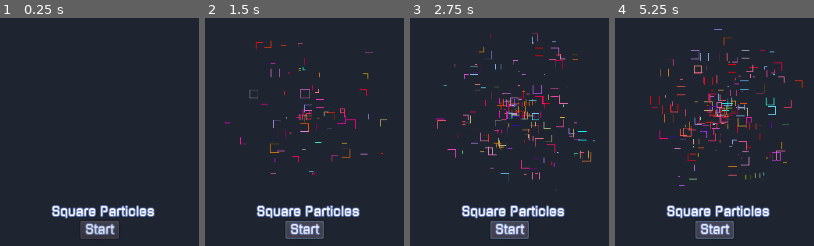
Above: before the commit, frames 1-4 (left to right).
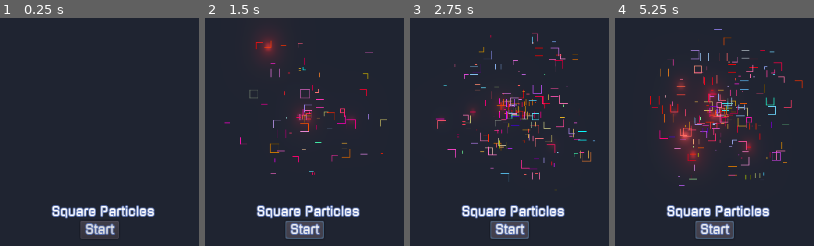
Above: after the commit, the same moments.

Repository: Ario124/Godot_Playground
Game: Godot game, scene res://Scenes/Main.tscn
Two runs of this game, one before a commit and one after it. Both use one fixed random seed, a clock stepped at 60 frames per second and the inputs below. Before the commit the project has no main scene; this scene is started directly in both runs.
Inputs:
- Up to frame 1 (0.25 s): no input
- Up to frame 2 (1.5 s): click "Start" at 0.5 s; click "Start" at 1.25 s
- Up to frame 3 (2.75 s): click "Start" at 2 s
- Up to frame 4 (5.25 s): no input

The runs differ from the first frame. In frame 2, 1.4% of the frame differs, in the area x 26-75%, y 7-48%; in frame 3, 0.4%; in frame 4, 5.2%, in the area x 27-71%, y 26-66%.

Commit message:
Added new particles scene and a particle img

Diff:
--- a/Scenes/Main.tscn
+++ b/Scenes/Main.tscn
@@ -1,7 +1,25 @@
-[gd_scene load_steps=2 format=2]
+[gd_scene load_steps=4 format=2]
 
 [ext_resource path="res://Scenes/Menu.tscn" type="PackedScene" id=1]
+[ext_resource path="res://Scenes/SquareParticles.tscn" type="PackedScene" id=2]
+
+[sub_resource type="Environment" id=1]
+background_mode = 4
+glow_enabled = true
+glow_levels/1 = true
+glow_levels/2 = true
+glow_levels/4 = true
+glow_levels/5 = false
+glow_blend_mode = 1
+glow_bicubic_upscale = true
 
 [node name="Main" type="Node"]
 
 [node name="Menu" parent="." instance=ExtResource( 1 )]
+
+[node name="SquareParticles" parent="." instance=ExtResource( 2 )]
+visible = false
+position = Vector2( 481, 319 )
+
+[node name="WorldEnvironment" type="WorldEnvironment" parent="."]
+environment = SubResource( 1 )
--- /dev/null
+++ b/Scenes/Particles2D.tscn
@@ -0,0 +1,81 @@
+[gd_scene load_steps=12 format=2]
+
+[ext_resource path="res://Assets/Particle.png" type="Texture" id=1]
+[ext_resource path="res://Assets/ParticleImage.png" type="Texture" id=2]
+
+[sub_resource type="Shader" id=1]
+code = "shader_type canvas_item;
+
+uniform sampler2D lifetimeColorGradient;
+uniform sampler2D overlapGradient;
+uniform sampler2D tex1;
+uniform sampler2D tex2;
+
+uniform vec2 scroll1 = vec2(0.2, -0.3);
+uniform vec2 scroll2 = vec2(0.1, -0.4);
+uniform float tex2_scale = 0.5;
+uniform float sharpness = 5.0;
+
+
+void fragment() {
+	float particleSeed = COLOR.r / (COLOR.r + COLOR.b + COLOR.g);
+
+	float adjustedTime = TIME + particleSeed * 12475.248991;
+	float tex1_intensity = texture(tex1, UV + adjustedTime * scroll1).r;
+	float tex2_intensity = texture(tex2, tex2_scale * (UV+ adjustedTime * scroll2)).r;
+	float intensity = tex1_intensity * tex2_intensity;
+
+	vec4 overlapColor = texture(overlapGradient, vec2(intensity * 3.0));
+	vec4 lifetimeColor = texture(lifetimeColorGradient, vec2(COLOR.a));
+	COLOR = lifetimeColor * overlapColor;
+	COLOR.a *= min(1.0, intensity * sharpness) * texture(TEXTURE, UV).a;
+}"
+
+[sub_resource type="Gradient" id=6]
+offsets = PoolRealArray( 0, 0.217391, 0.385093, 0.63354, 1 )
+colors = PoolColorArray( 1, 1, 1, 0, 0.96875, 1, 0, 1, 1, 0, 0, 0.785714, 0.194441, 0.195313, 0.169373, 0.894118, 1, 1, 1, 0 )
+
+[sub_resource type="GradientTexture" id=7]
+gradient = SubResource( 6 )
+
+[sub_resource type="Gradient" id=8]
+offsets = PoolRealArray( 0, 0.378882, 0.981366 )
+colors = PoolColorArray( 1, 0, 0, 1, 1, 0.981197, 0.378882, 1, 0.998535, 0.996322, 0.674791, 1 )
+
+[sub_resource type="GradientTexture" id=9]
+gradient = SubResource( 8 )
+
+[sub_resource type="ShaderMaterial" id=2]
+shader = SubResource( 1 )
+shader_param/scroll1 = Vector2( 0.2, -0.3 )
+shader_param/scroll2 = Vector2( 0.1, -0.4 )
+shader_param/tex2_scale = 0.5
+shader_param/sharpness = 5.0
+shader_param/lifetimeColorGradient = SubResource( 7 )
+shader_param/overlapGradient = SubResource( 9 )
+shader_param/tex1 = ExtResource( 2 )
+shader_param/tex2 = ExtResource( 2 )
+
+[sub_resource type="Gradient" id=3]
+colors = PoolColorArray( 1, 1, 1, 0, 1, 1, 1, 1 )
+
+[sub_resource type="GradientTexture" id=4]
+gradient = SubResource( 3 )
+
+[sub_resource type="ParticlesMaterial" id=5]
+flag_disable_z = true
+direction = Vector3( 0, -1, 0 )
+gravity = Vector3( 0, 0, 0 )
+initial_velocity = 70.0
+orbit_velocity = 0.0
+orbit_velocity_random = 0.0
+scale = 0.4
+color_ramp = SubResource( 4 )
+hue_variation = 1.0
+hue_variation_random = 1.0
+
+[node name="Particles2D" type="Particles2D"]
+material = SubResource( 2 )
+amount = 95
+process_material = SubResource( 5 )
+texture = ExtResource( 1 )
--- a/project.godot
+++ b/project.godot
@@ -11,6 +11,7 @@
 [application]
 
 config/name="Playground"
+run/main_scene="res://Scenes/Main.tscn"
 config/icon="res://icon.png"
 
 [physics]
Binary file added: Assets/Particle.png
Binary file added: Assets/ParticleImage.png
